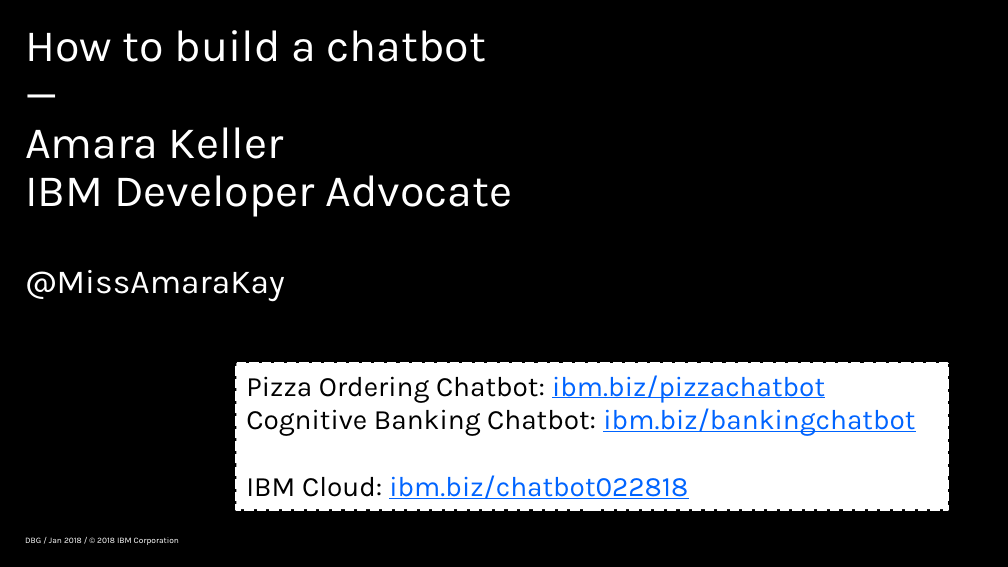
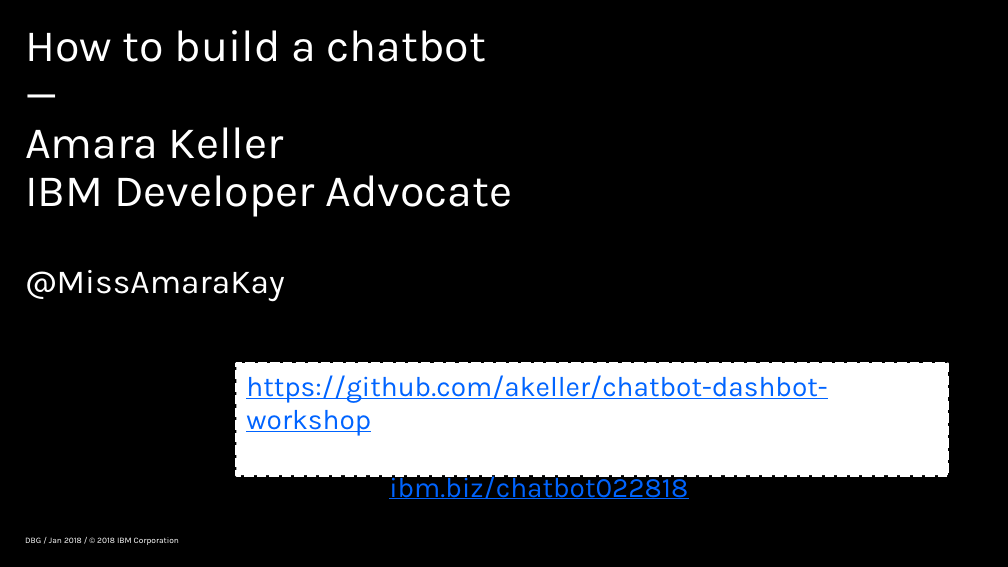
Before and after one commit to akeller/chatbot-dashbot-workshop, a slide deck: slide 1 of Chatbot 101 - Dashbot v2.pptx. Drawn at 1008x567 pixels with LibreOffice and Linux fonts; fonts in the diff are those of the drawing; background and template pictures are left out. Boxes give left, top, right and bottom in pixels: in the first picture for what was removed or moved away, otherwise in the second. Text is boxed around its words. In the diff, an @@ line names an element or a change of style, - is before the commit and + after.

```diff
--- a/Chatbot 101 - Dashbot v2.pptx
+++ b/Chatbot 101 - Dashbot v2.pptx
@@ rectangle "https://github.com/akeller/chatbot-dashbot-workshop": place and size @@
-rectangle "https://github.com/akeller/chatbot-dashbot-workshop" at bbox=[237, 363, 949, 509]
+rectangle "https://github.com/akeller/chatbot-dashbot-workshop" at bbox=[237, 363, 949, 475]
@@ text in rectangle at bbox=[246, 375, 827, 436]: text changed; text colour #000000 to #0064FF @@
-Pizza Ordering Chatbot: ibm.biz/pizzachatbot
-Cognitive Banking Chatbot: ibm.biz/bankingchatbot
+https://github.com/akeller/chatbot-dashbot-workshop
```
Also in this commit, not shown: 1 other slide changed, 1 other file.
